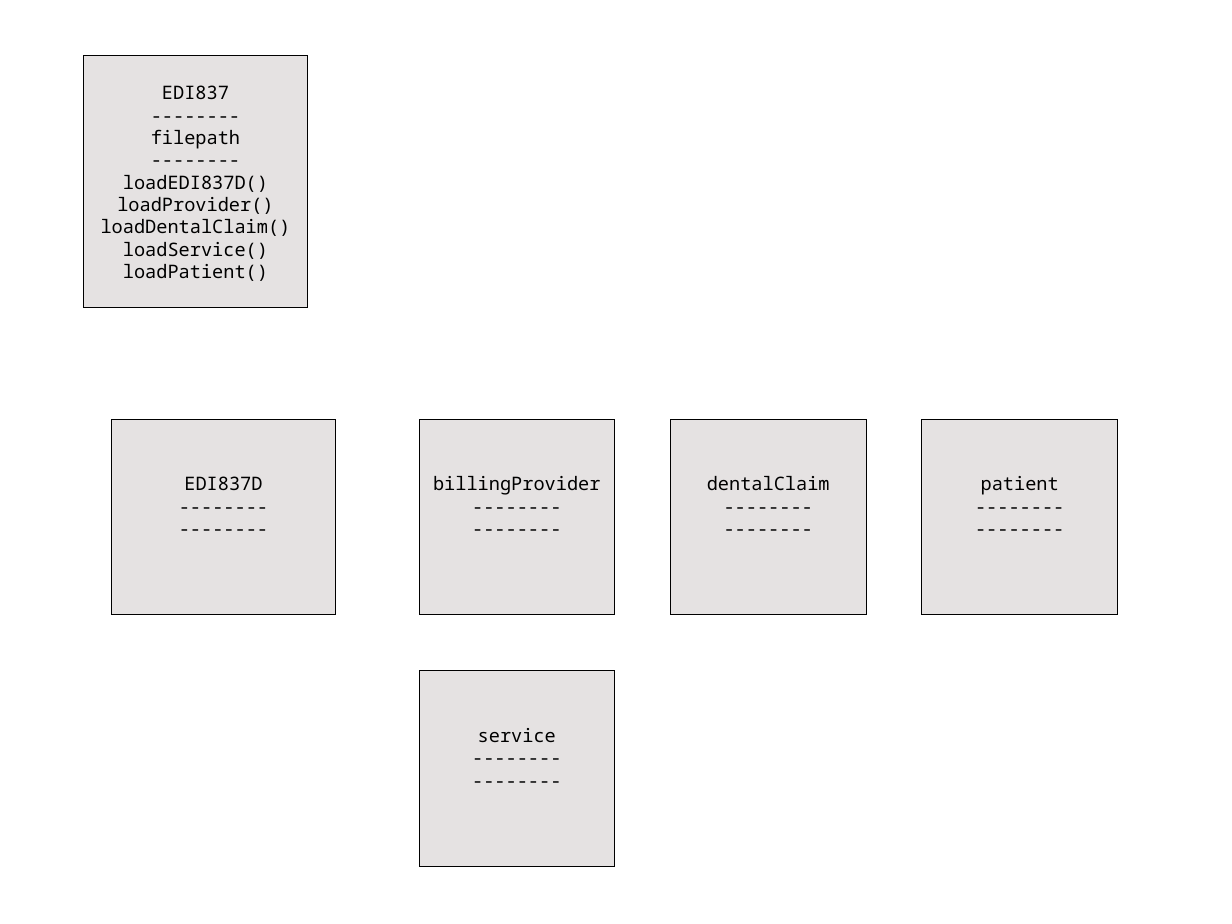
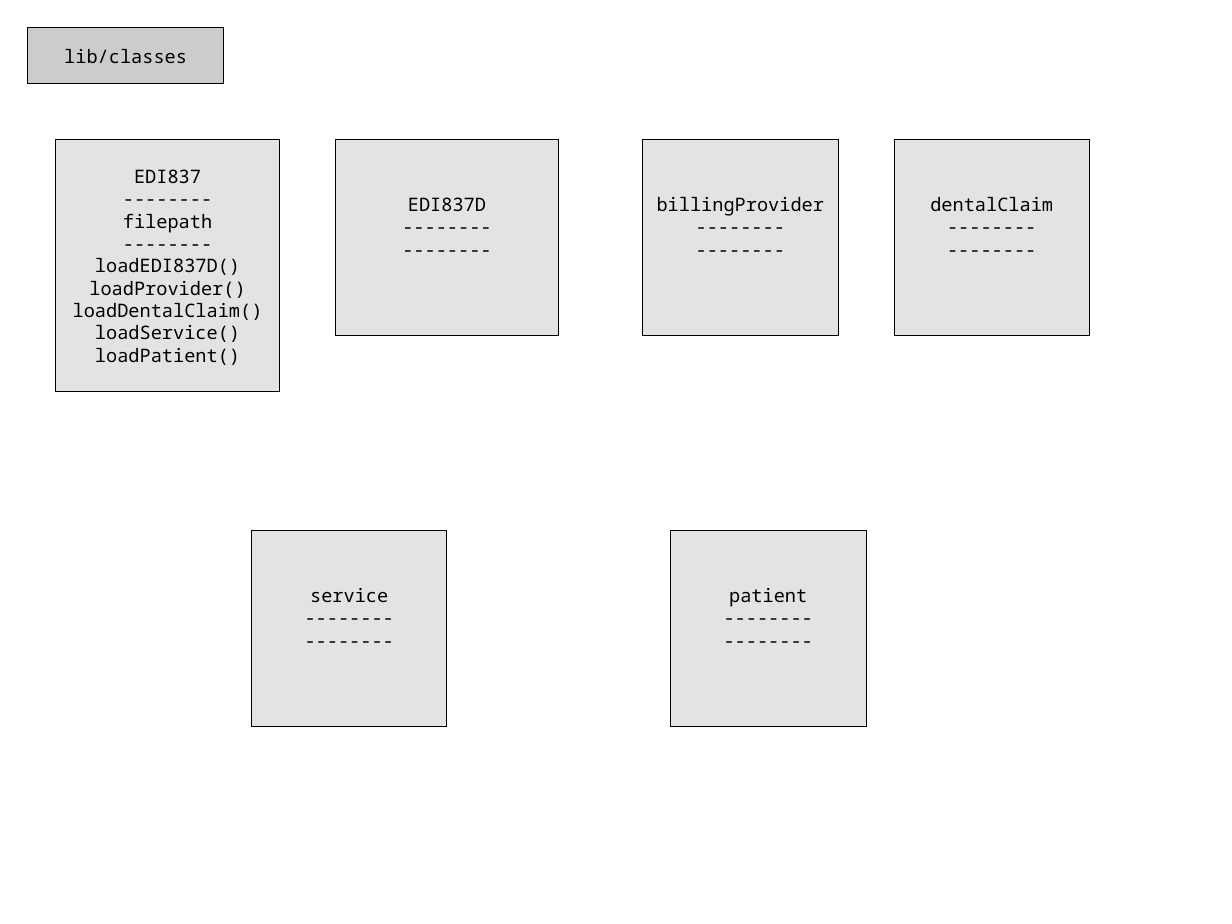
Before and after one commit to JamesLeB/Stout, a slide deck: slide 4 of documents/junior.odp (slide 10 before the commit). Drawn at 1232x924 pixels with LibreOffice and Linux fonts; fonts in the diff are those of the drawing. Boxes give left, top, right and bottom in pixels: in the first picture for what was removed or moved away, otherwise in the second. Text is boxed around its words. In the diff, an @@ line names an element or a change of style, - is before the commit and + after.

```diff
--- a/documents/junior.odp
+++ b/documents/junior.odp
@@ rectangle added at <box>28,28,224,84</box>, fill #CCCCCC, outline #000000 0 pt, 12 pt, text #000000 @@
+lib/classes
@@ rectangle "EDI837": place and size @@
-rectangle "EDI837" at <box>84,56,307,307</box>
+rectangle "EDI837" at <box>56,140,279,391</box>
@@ 3 rectangles: place and size @@
-3 rectangles at <box>112,419,866,615</box>
+3 rectangles at <box>335,140,1090,335</box>
@@ rectangle "service": place and size @@
-rectangle "service" at <box>419,671,615,866</box>
+rectangle "service" at <box>252,531,447,727</box>
@@ rectangle "patient": place and size @@
-rectangle "patient" at <box>922,419,1118,615</box>
+rectangle "patient" at <box>671,531,866,727</box>
```
Also in this commit, not shown: 2 other slides changed, 4 slides added.
